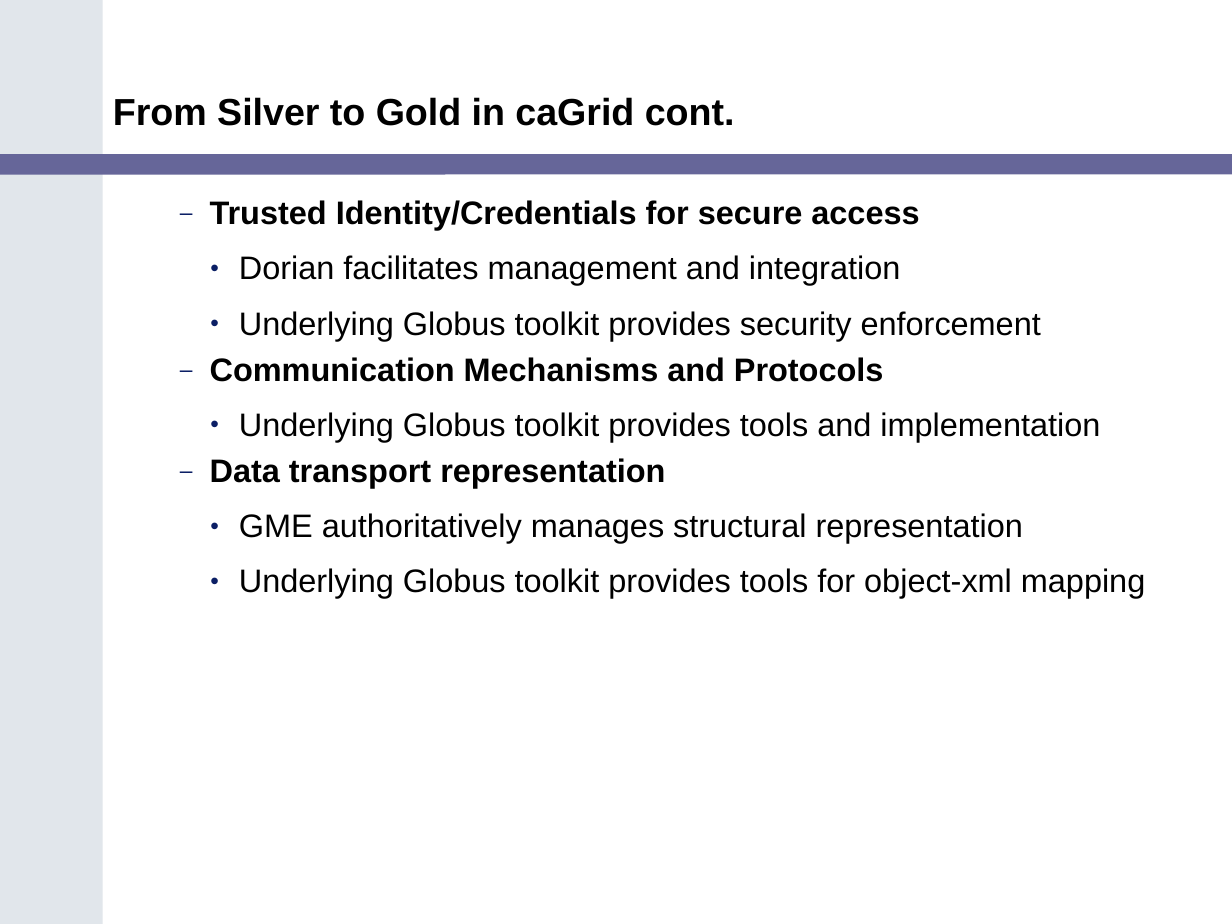
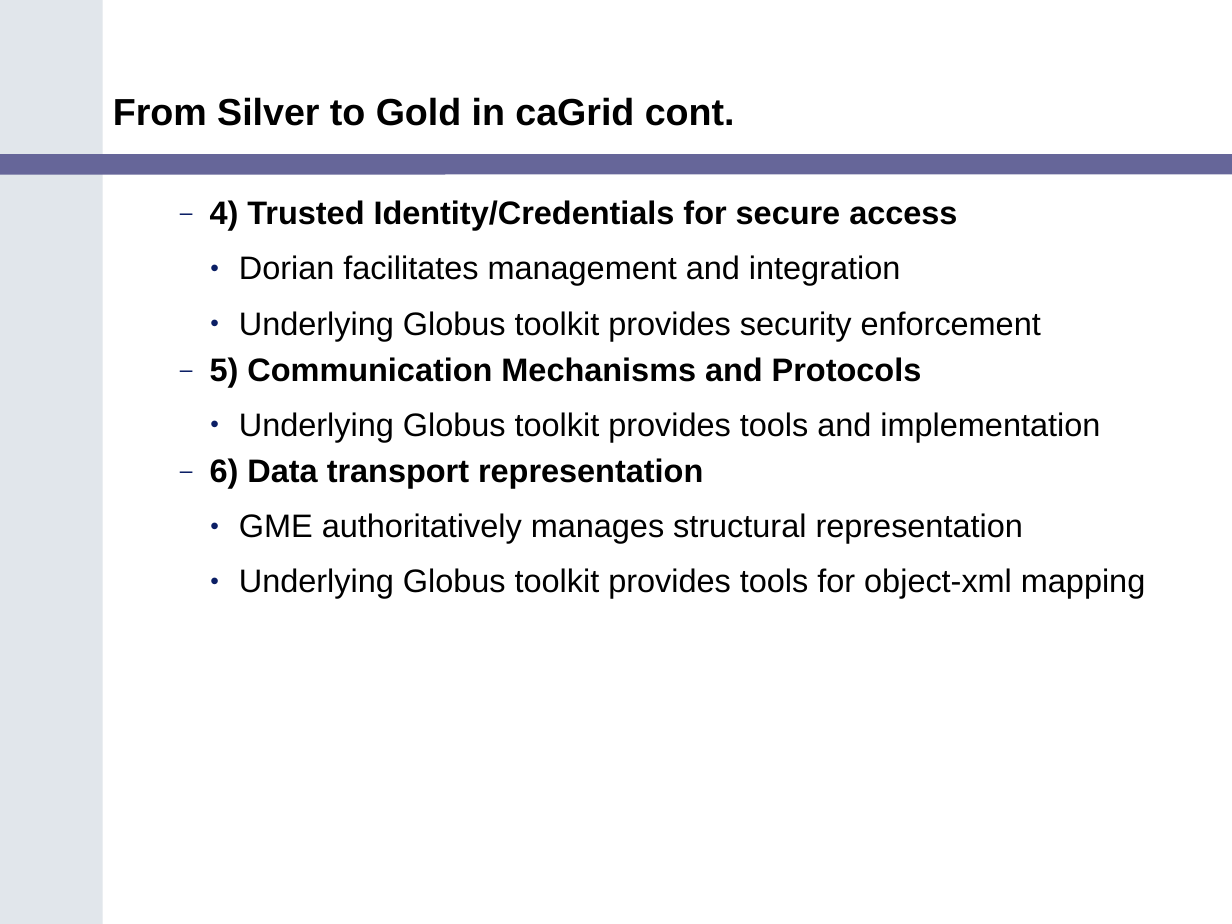
Before and after one commit to NCIP/cagrid-portal, a slide deck: slide 11 of cagrid-1-0/Documentation/presentations/200602_VCDE_ARCH/Gold_Review_Arch_VCDE_Feb1.ppt. Drawn at 1232x924 pixels with LibreOffice and Linux fonts; fonts in the diff are those of the drawing; background and template pictures are left out. Boxes give left, top, right and bottom in pixels: in the first picture for what was removed or moved away, otherwise in the second. Text is boxed around its words. In the diff, an @@ line names an element or a change of style, - is before the commit and + after.

```diff
--- a/cagrid-1-0/Documentation/presentations/200602_VCDE_ARCH/Gold_Review_Arch_VCDE_Feb1.ppt
+++ b/cagrid-1-0/Documentation/presentations/200602_VCDE_ARCH/Gold_Review_Arch_VCDE_Feb1.ppt
@@ text at [210,200,957,230]: text changed @@
-  – Trusted Identity/Credentials for secure access
+  – 4) Trusted Identity/Credentials for secure access
@@ text at [210,357,922,387]: text changed @@
-  – Communication Mechanisms and Protocols
+  – 5) Communication Mechanisms and Protocols
@@ text at [210,458,703,488]: text changed @@
-  – Data transport representation
+  – 6) Data transport representation
```
Also in this commit, not shown: 9 other slides changed, 2 slides added, 1 slide removed.
